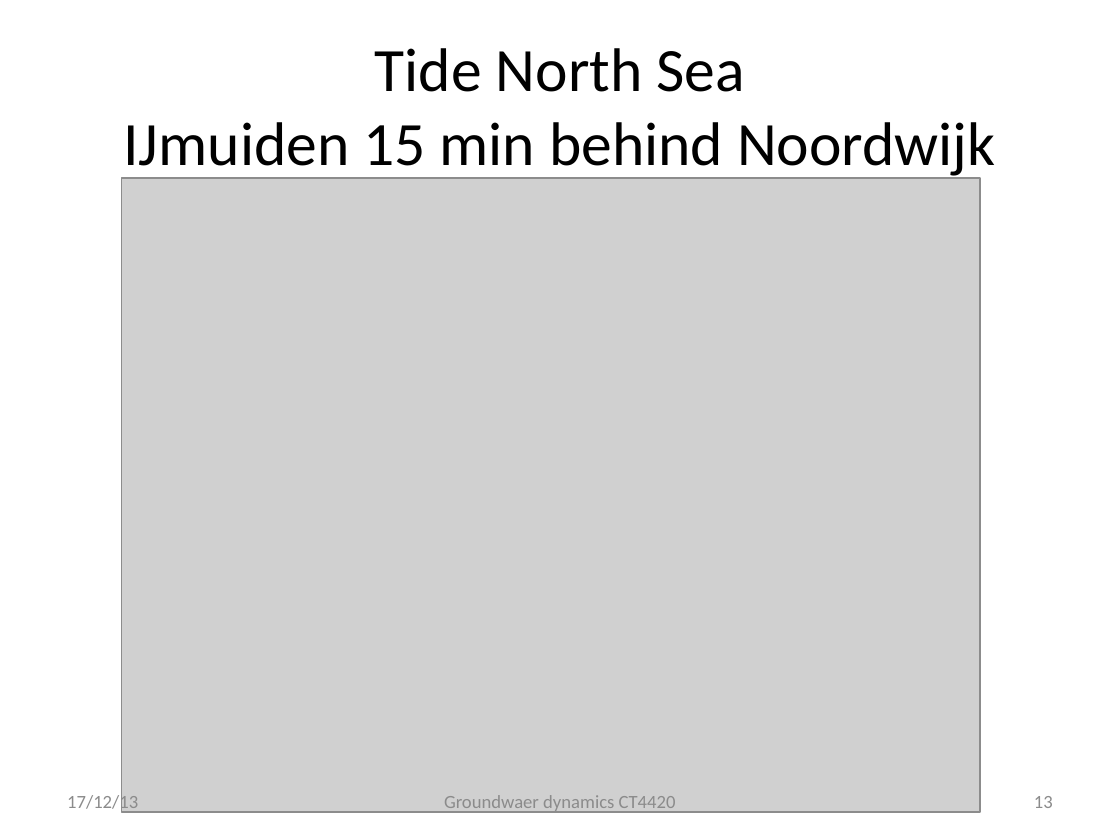
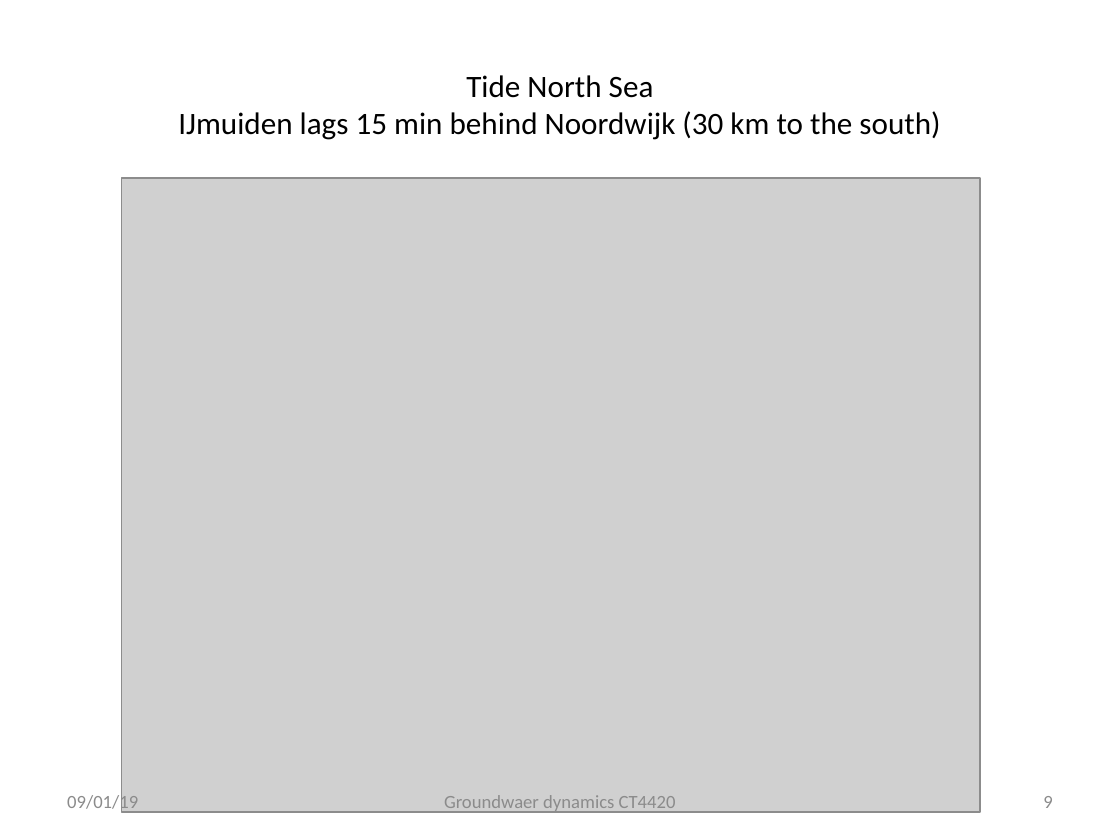
Before and after one commit to Olsthoorn/TransientGroundwaterFlow, a slide deck: slide 9 of PowerPoint/Groundwater Dynamics AWD.pptx (slide 13 before the commit). Drawn at 1120x840 pixels with LibreOffice and Linux fonts; fonts in the diff are those of the drawing; grey boxes stand for pictures. Boxes give left, top, right and bottom in pixels: in the first picture for what was removed or moved away, otherwise in the second. Text is boxed around its words. In the diff, an @@ line names an element or a change of style, - is before the commit and + after.

```diff
--- a/PowerPoint/Groundwater Dynamics AWD.pptx
+++ b/PowerPoint/Groundwater Dynamics AWD.pptx
@@ title at (x1=178, y1=75, x2=940, y2=140): text changed; size 39.6 to 20 pt @@
-Tide North Sea
-IJmuiden 15 min behind Noordwijk
+Tide North Sea
+IJmuiden lags 15 min behind Noordwijk (30 km to the south)
@@ text at (x1=67, y1=793, x2=138, y2=813): text changed @@
-17/12/13
+09/01/19
@@ page number at (x1=1043, y1=796, x2=1052, y2=808): text changed @@
-13
+9
```
Also in this commit, not shown: 13 other slides changed, 9 slides removed.
